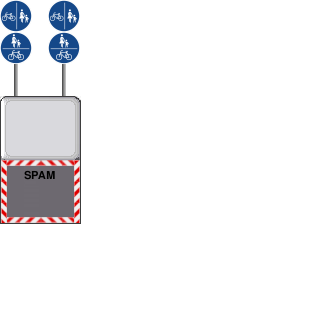
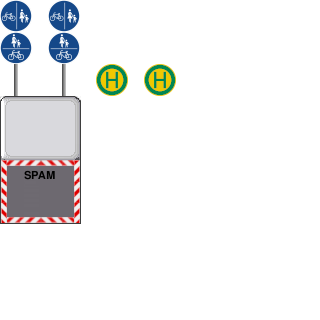
Layers edited between the first and the second 320x320 image:
added layer "Eingefügte Ebene #6" above "Eingefügte Ebene #5" over [144, 64, 176, 96]
added layer "Eingefügte Ebene #5" above "Eingefügte Ebene #4" over [96, 64, 128, 96]
